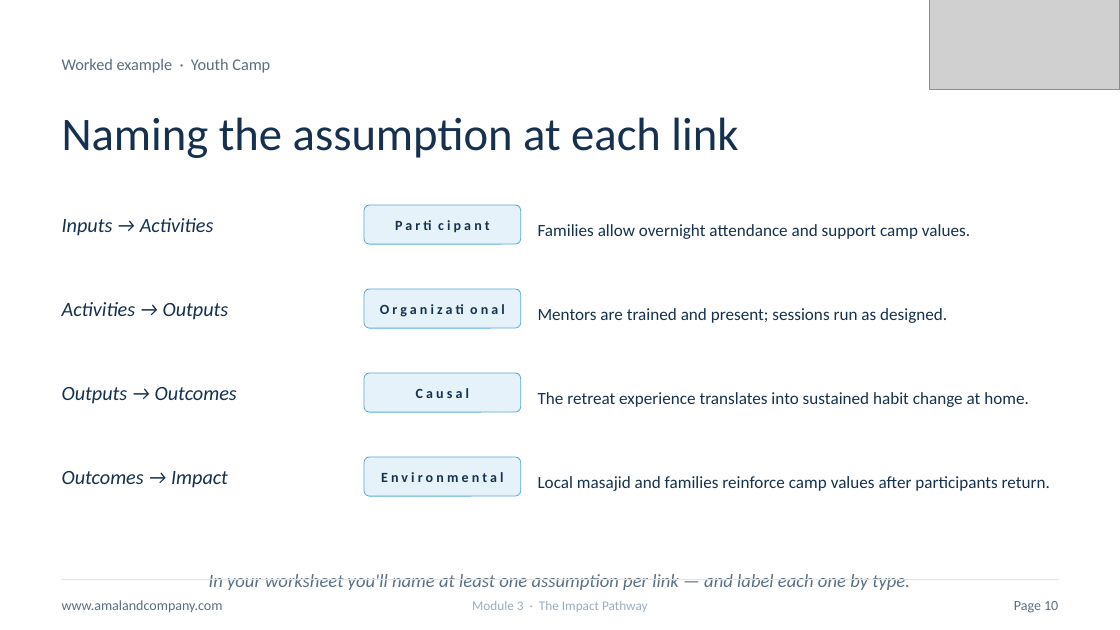
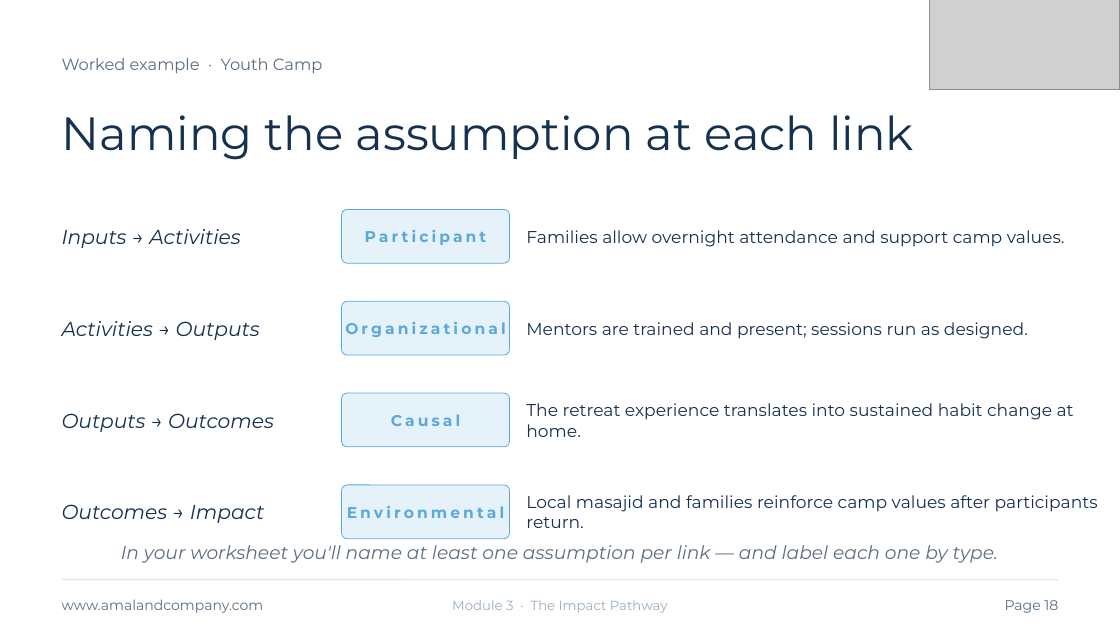
Before and after one commit to gihan-oss/TOCProgram, a slide deck: slide 18 of public/slides/module-3-impact-pathway.pptx (slide 10 before the commit). Drawn at 1120x630 pixels with LibreOffice and Linux fonts; fonts in the diff are those of the drawing; grey boxes stand for pictures. Boxes give left, top, right and bottom in pixels: in the first picture for what was removed or moved away, otherwise in the second. Text is boxed around its words. In the diff, an @@ line names an element or a change of style, - is before the commit and + after.

```diff
--- a/public/slides/module-3-impact-pathway.pptx
+++ b/public/slides/module-3-impact-pathway.pptx
@@ text "Participant": place and size @@
-text "Participant" at (364,205,521,244)
+text "Participant" at (365,230,486,245)
@@ rounded rectangle: place and size @@
-rounded rectangle at (364,205,521,244)
+rounded rectangle at (342,209,510,263)
@@ text "Families allow overnight attendance and ...": place and size @@
-text "Families allow overnight attendance and ..." at (538,224,970,239)
+text "Families allow overnight attendance and ..." at (526,230,1065,247)
@@ text "Mentors are trained and present; ...": place and size @@
-text "Mentors are trained and present; ..." at (538,308,947,323)
+text "Mentors are trained and present; ..." at (526,322,1028,339)
@@ text "Organizational": place and size @@
-text "Organizational" at (364,289,521,328)
+text "Organizational" at (345,322,505,337)
@@ rounded rectangle: place and size @@
-rounded rectangle at (364,289,521,328)
+rounded rectangle at (342,301,510,355)
@@ text "Outputs → Outcomes": place and size @@
-text "Outputs → Outcomes" at (62,387,237,404)
+text "Outputs → Outcomes" at (62,413,274,432)
@@ text "The retreat experience translates into ...": place and size @@
-text "The retreat experience translates into ..." at (538,392,1029,407)
+text "The retreat experience translates into ..." at (526,403,1074,437)
@@ text "Causal": place and size @@
-text "Causal" at (416,388,469,398)
+text "Causal" at (391,414,461,426)
@@ rounded rectangle: place and size @@
-rounded rectangle at (364,373,521,412)
+rounded rectangle at (342,393,510,447)
@@ font Calibri to Montserrat in 13 elements at (62,58,322,73), (62,115,914,160), (62,599,264,613), (452,600,668,613), (121,545,998,563), (526,230,1065,247), (526,322,1028,339), (526,403,1074,437), (526,495,1098,528), (62,229,241,248), (62,321,260,340), (62,413,274,432), (62,504,265,523) @@
@@ text "Outcomes → Impact": place and size @@
-text "Outcomes → Impact" at (62,471,228,488)
+text "Outcomes → Impact" at (62,504,265,523)
@@ text "Local masajid and families reinforce ...": place and size @@
-text "Local masajid and families reinforce ..." at (538,476,1050,491)
+text "Local masajid and families reinforce ..." at (526,495,1098,528)
@@ size 9 to 10 pt, font Calibri to Montserrat, text colour #15314F to #5BA9D8 in 4 elements at (365,230,486,245), (345,322,505,337), (391,414,461,426), (347,506,505,518) @@
@@ text "Environmental": place and size @@
-text "Environmental" at (381,472,504,482)
+text "Environmental" at (347,506,505,518)
@@ proportions changed in 4 elements at (342,209,510,263), (342,301,510,355), (342,393,510,447), (342,485,510,539) @@
@@ rounded rectangle: place and size @@
-rounded rectangle at (364,457,521,496)
+rounded rectangle at (342,485,510,539)
@@ text "In your worksheet you'll name ...": place and size @@
-text "In your worksheet you'll name ..." at (209,574,910,590)
+text "In your worksheet you'll name ..." at (121,545,998,563)
@@ text at (1005,600,1058,613): text changed; font Calibri to Montserrat @@
-Page 10
+Page 18
```
Also in this commit, not shown: 12 other slides changed, 11 slides added, 2 slides removed.
